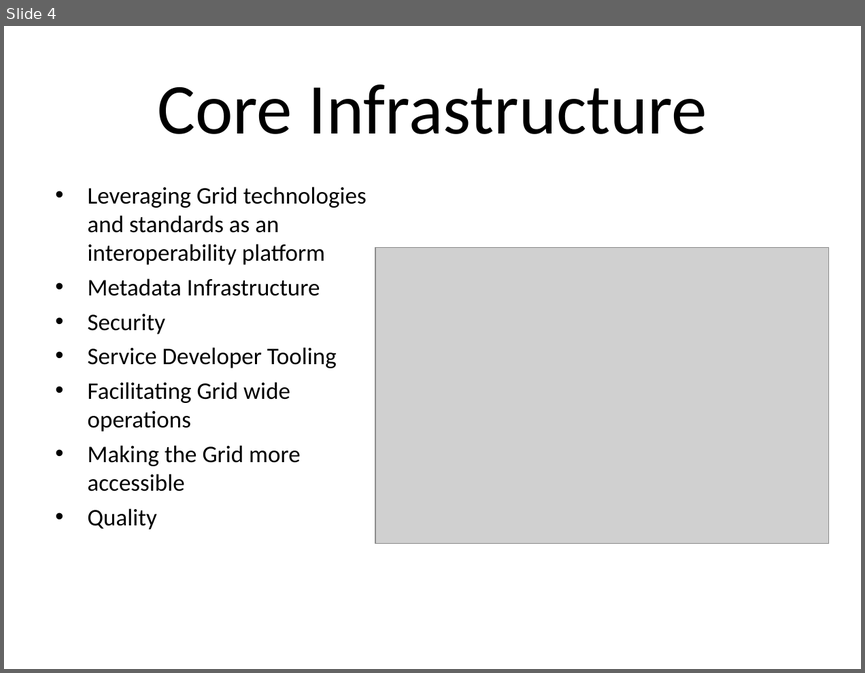
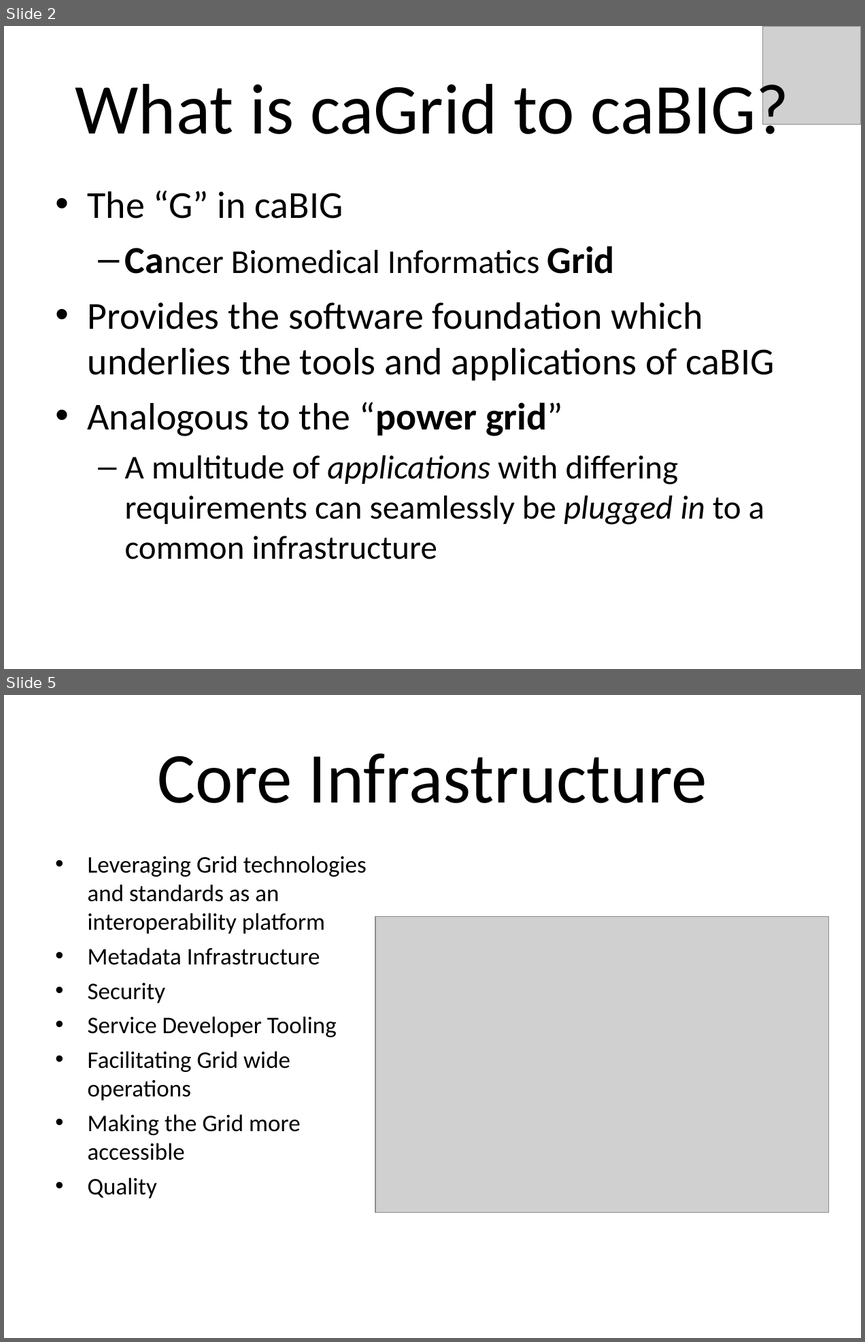
Before and after one commit to NCIP/cagrid-docs, a slide deck: presentations/2008_AnnualMeeting/demos/cagrid_worlds_fair_intro.ppt. Shown one above the other, each under a label of ours: slide 4 before the commit, slides 2 and 5 after it; the slides between them are not shown. The pictures are 865x673 and 865x1342 pixels, drawn with LibreOffice and Linux fonts; fonts in the diff are those of the drawing; grey boxes stand for pictures; background and template pictures are left out. Boxes give left, top, right and bottom in pixels: in the first picture for what was removed or moved away, otherwise in the second. Text is boxed around its words. In the diff, an @@ line names an element or a change of style, - is before the commit and + after.

```diff
--- a/presentations/2008_AnnualMeeting/demos/cagrid_worlds_fair_intro.ppt
+++ b/presentations/2008_AnnualMeeting/demos/cagrid_worlds_fair_intro.ppt
@@ slide 2 added at [4,26,861,669], background picture (left out) @@
@@ picture added at [762,26,861,125] @@
@@ title added at [75,74,789,134], 60 pt, text #000000 @@
+What is caGrid to caBIG?
@@ text added at [88,190,774,559], 28 pt, text #000000 @@
+• The “G” in caBIG
+  – Cancer Biomedical Informatics Grid
+• Provides the software foundation which underlies the tools and applications of caBIG
+• Analogous to the “power grid”
+  – A multitude of applications with differing requirements can seamlessly be plugged in to a common infrastructure
@@ what was slide 4 is now slide 5 @@
```
Also in this commit, not shown: 3 slides changed.
